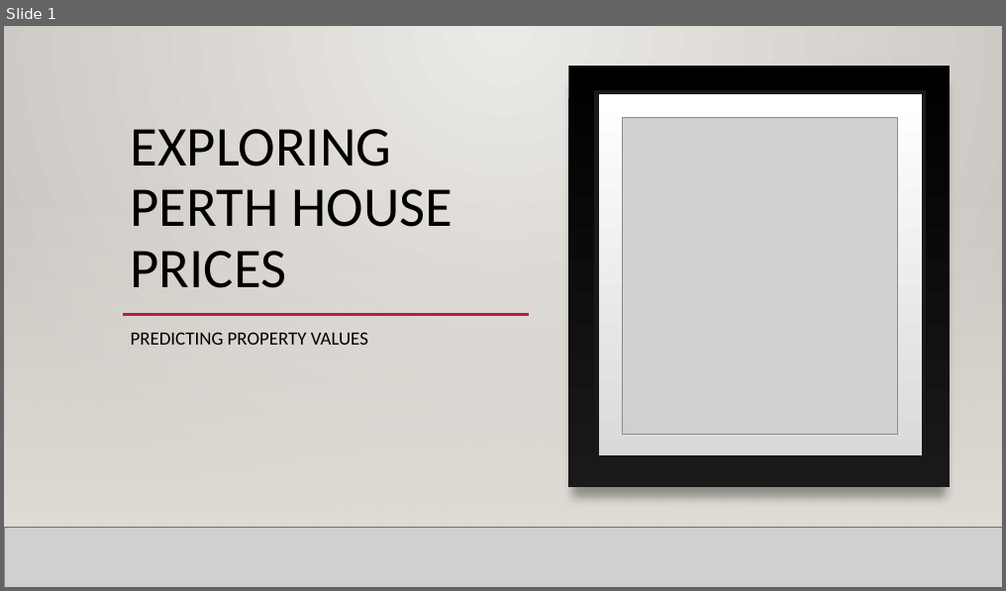
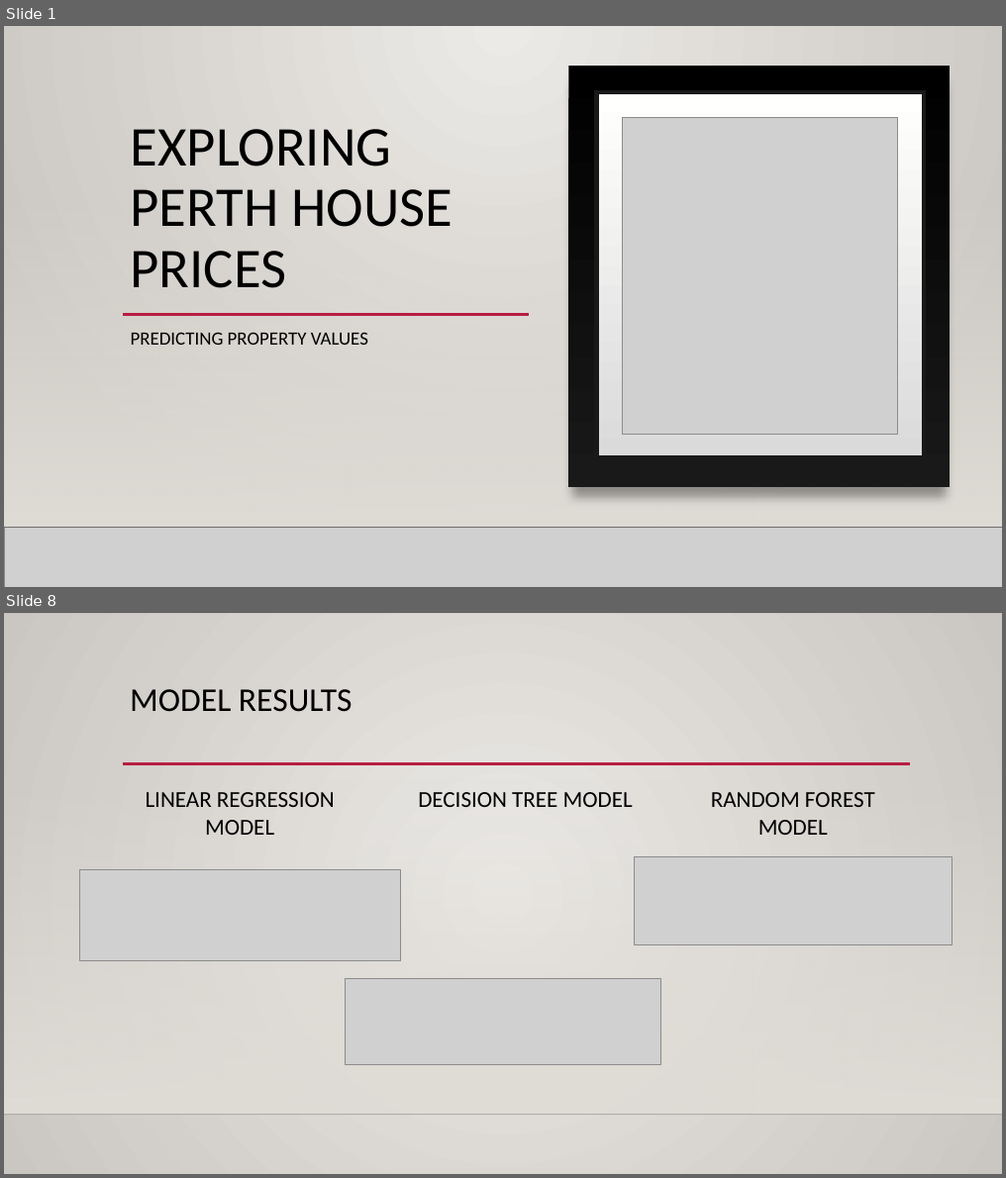
Before and after one commit to TroyFoote/Exploring_Perth_House_Prices, a slide deck: Exploring perth house prices.pptx. Shown one above the other, each under a label of ours: slide 1 before the commit, slides 1 and 8 after it; the slides between them are not shown. The pictures are 1006x591 and 1006x1178 pixels, drawn with LibreOffice and Linux fonts; fonts in the diff are those of the drawing; grey boxes stand for pictures; background and template pictures are left out. Boxes give left, top, right and bottom in pixels: in the first picture for what was removed or moved away, otherwise in the second. Text is boxed around its words. In the diff, an @@ line names an element or a change of style, - is before the commit and + after.

```diff
--- a/Exploring perth house prices.pptx
+++ b/Exploring perth house prices.pptx
@@ slide 8 added at (4, 613, 1002, 1174), background gradient #ECEAE7 to #CAC7C1; not listed: 2 template elements that a slide beside it also shows @@
@@ title added at (130, 689, 352, 712), 32 pt, text #000000 @@
+MODEL RESULTS
@@ line added from (123, 764) to (910, 764), #B71E42 2.5 pt @@
@@ text added at (146, 792, 335, 835), 22 pt, text #000000 @@
+LINEAR REGRESSION MODEL
@@ text added at (418, 792, 633, 807), 22 pt, text #000000 @@
+DECISION TREE MODEL
@@ text added at (711, 792, 875, 835), 22 pt, text #000000 @@
+RANDOM FOREST MODEL
@@ picture added at (79, 869, 400, 961) @@
@@ picture added at (635, 857, 951, 946) @@
@@ picture added at (346, 979, 661, 1065) @@
```
Also in this commit, not shown: 1 slide changed, 9 other slides added, 1 slide removed, 2 other files.
